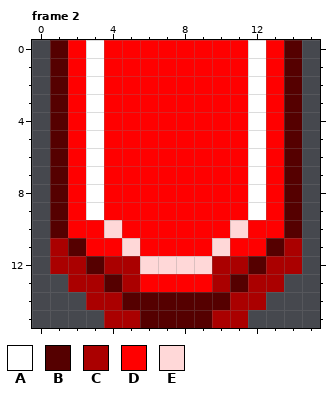
Two versions of one pixel-art file, art/arrowendsnew.aseprite. Above is the file before it was changed.
16x16 pixels, 2 frames. Shown: frame 2.
Palette (. is transparent): A #ffffff  B #550000  C #aa0000  D #ff0000  E #ffd8d8
Pixels before, frame 2, first column x 1:
 0 BDADDDDDDDDADB
 1 BDADDDDDDDDADB
 2 BDADDDDDDDDADB
 3 BDADDDDDDDDADB
 4 BDADDDDDDDDADB
 5 BDADDDDDDDDADB
 6 BDADDDDDDDDADB
 7 BDADDDDDDDDADB
 8 BDADDDDDDDDADB
 9 BDADDDDDDDDADB
10 BDDEDDDDDDEDDB
11 CBDDEDDDDEDDBC
12 CCBCCEEEECCBCC
13 .CCBCDDDDCBCC.
14 ..CCBBBBBBCC..
15 ...CCBBBBCC...
And afterwards:
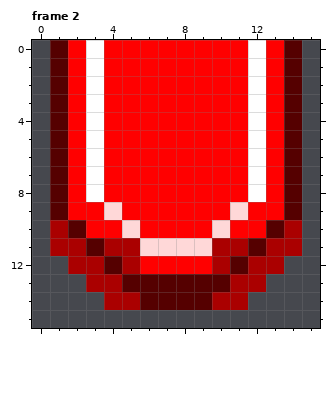
Change:
Changed rows in their new state; - is an unchanged pixel.
Frame 2:
first column x 1:
 9 --DE------ED--
10 CB-DE----ED-BC
11 -CBCCEEEECCBC-
12 .-CB-DDDD-BC-.
13 -.-CBBBBBBC-.-
14 --.-C----C-.--
15 ---........---
